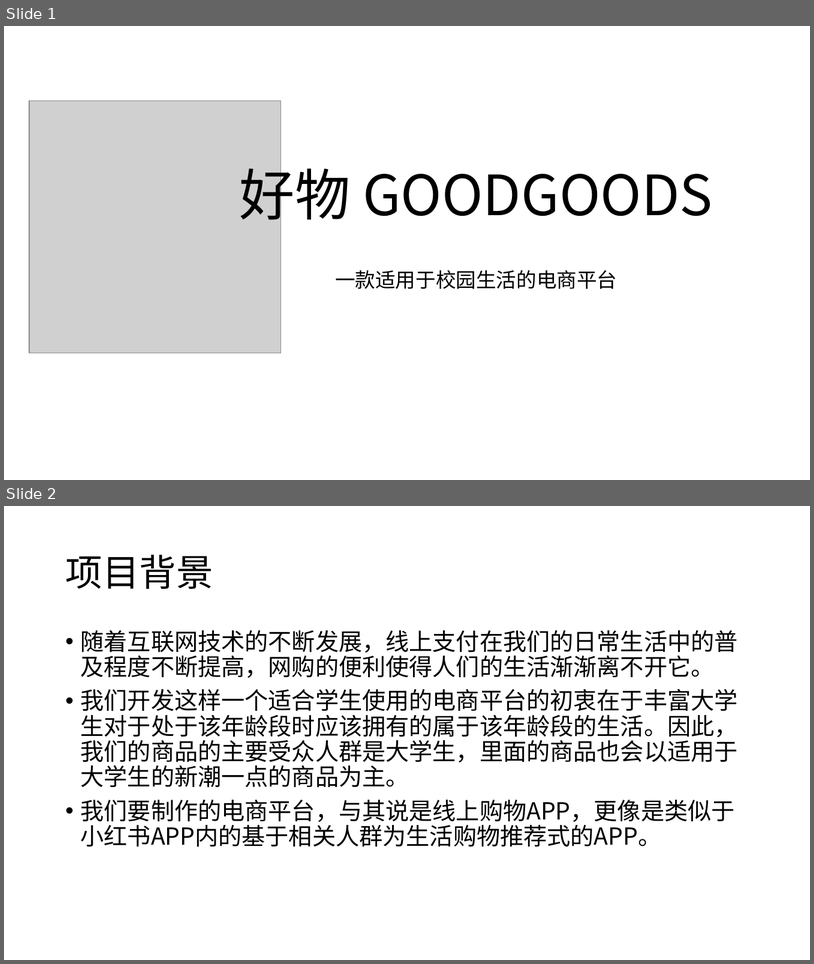
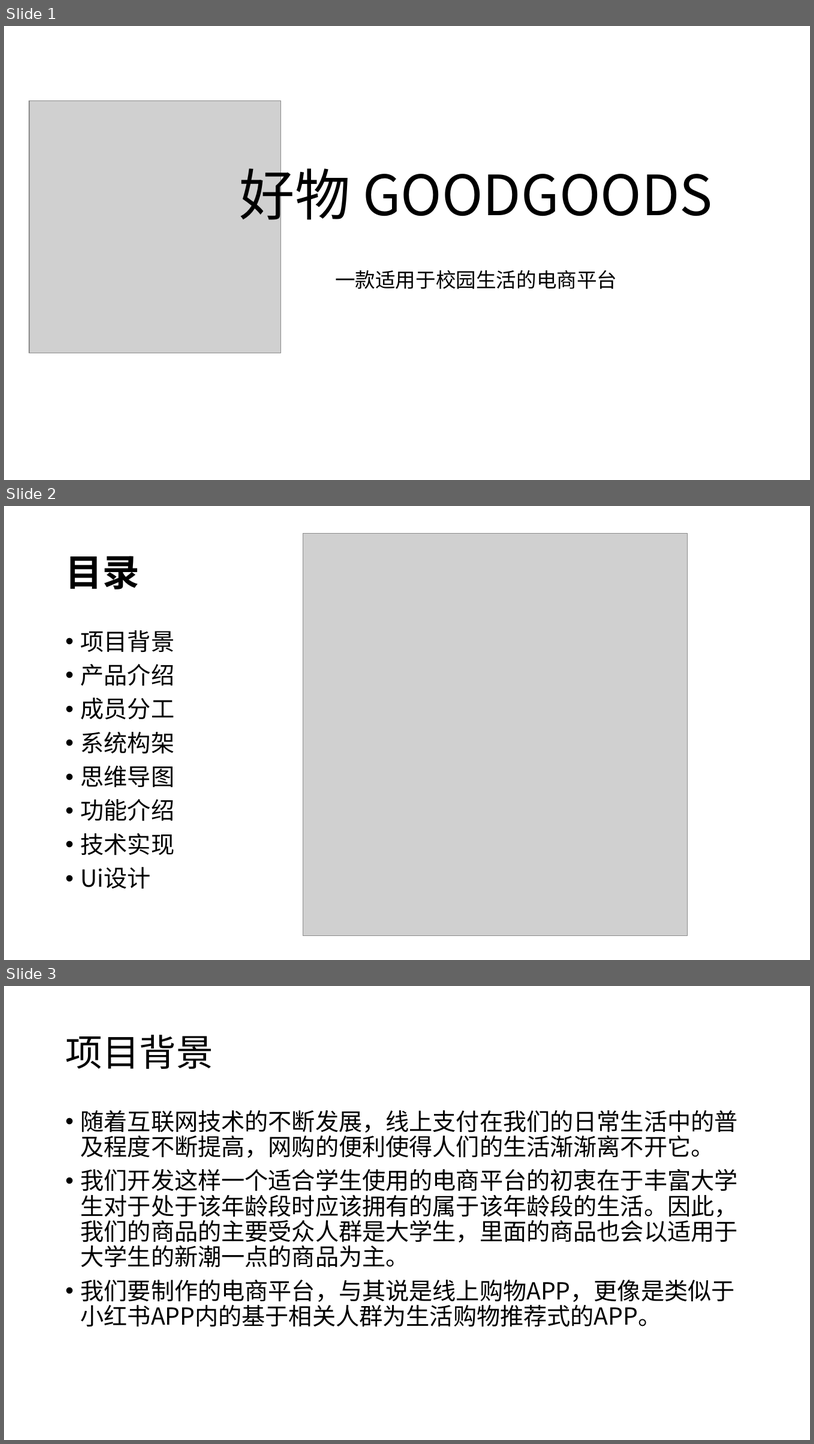
Before and after one commit to Android-Good-Goods/-, a slide deck: design/好物.pptx. Shown one above the other, each under a label of ours: slides 1 and 2 before the commit, slides 1, 2 and 3 after it. The pictures are 814x964 and 814x1444 pixels, drawn with LibreOffice and Linux fonts; fonts in the diff are those of the drawing; grey boxes stand for pictures. Boxes give left, top, right and bottom in pixels: in the first picture for what was removed or moved away, otherwise in the second. Text is boxed around its words. In the diff, an @@ line names an element or a change of style, - is before the commit and + after.

Commit message:
PPT3.0

```diff
--- a/design/好物.pptx
+++ b/design/好物.pptx
@@ slide 2 added at [4, 506, 810, 960], background #FFFFFF @@
@@ picture added at [303, 533, 687, 936] @@
@@ title added at [65, 556, 139, 589], 44 pt, text #000000, bold @@
+目录
@@ text added at [81, 630, 175, 888], 28 pt, text #000000 @@
+• 项目背景
+• 产品介绍
+• 成员分工
+• 系统构架
+• 思维导图
+• 功能介绍
+• 技术实现
+• Ui设计
@@ what was slide 2 is now slide 3 @@
```
